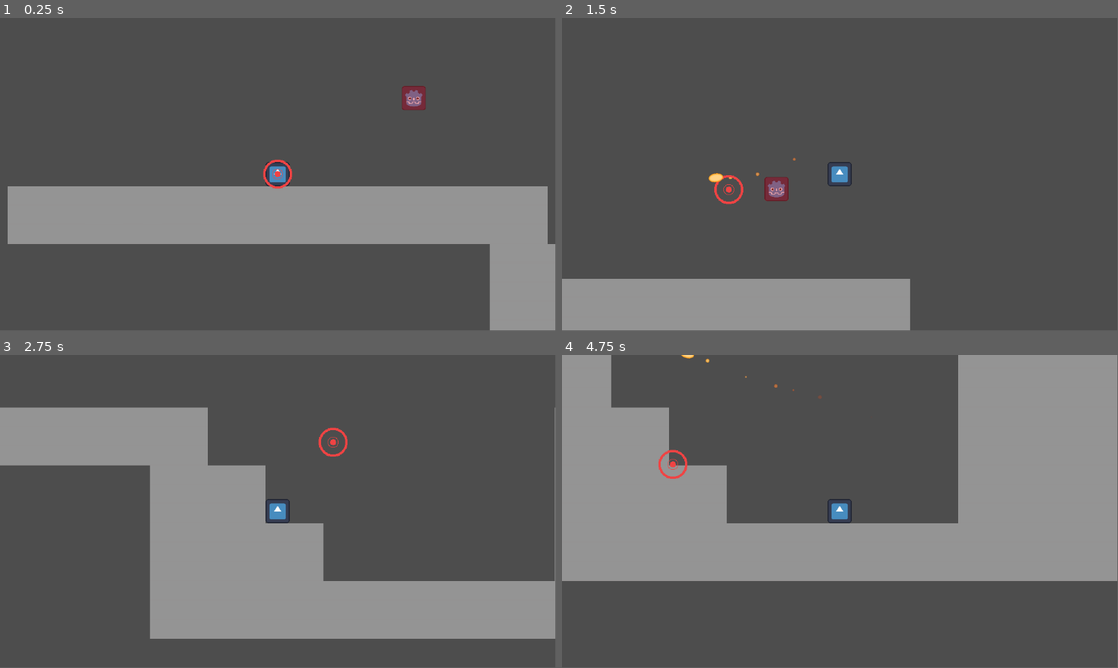
Above: before the commit, frames 1-4 (two rows, left to right).
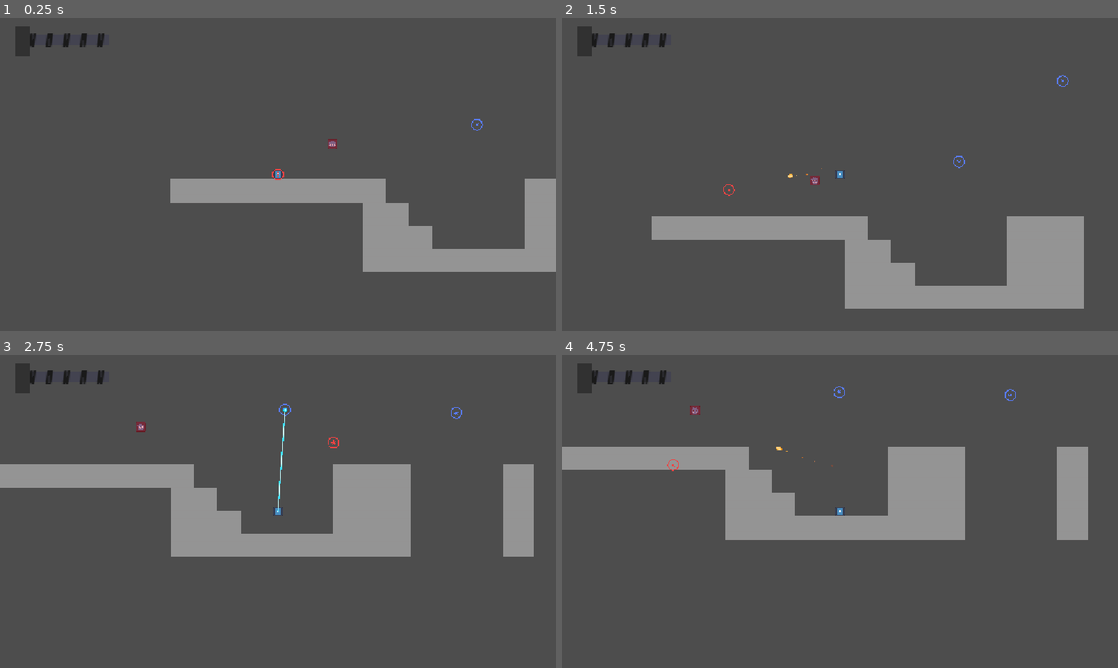
Above: after the commit, the same moments.

Repository: turtlestump/robot-game
Game: Godot game, scene res://Assets/Scenes/test.tscn
Two runs of this game, one before a commit and one after it. Both use one fixed random seed, a clock stepped at 60 frames per second and the inputs below. The engine's default icon, where the game draws it, is replaced by a stand-in: a white triangle on a blue panel in a dark square.
Inputs (mouse positions are in pixels of both pictures, inside the frame that each line leads up to):
- Up to frame 1 (0.25 s): no input
- Up to frame 2 (1.5 s): tap Enter at 0.5 s; move the mouse to (962, 158) at 0.52 s; hold Right mouse button (grapple) 0.53-1.28 s; hold D (move_right) from 0.53 s (still down); tap Space (jump) at 0.77 s; move the mouse to (728, 190) at 1.27 s; click (728, 190) at 1.35 s
- Up to frame 3 (2.75 s): tap Space (jump) at 1.52 s; move the mouse to (333, 442) at 2.02 s; release D (move_right) at 2.03 s; hold A (move_left) from 2.03 s (still down); hold Right mouse button (grapple) from 2.03 s (still down)
- Up to frame 4 (4.75 s): move the mouse to (812, 574) at 2.77 s; release A (move_left) at 2.78 s; release Right mouse button (grapple) at 2.78 s; hold D (move_right) 2.78-4.28 s; click (812, 574) at 2.85 s; tap Space (jump) at 3.02, 3.77, 4.52 s; move the mouse to (1006, 558) at 3.52 s; hold Right mouse button (grapple) 3.53-4.28 s; move the mouse to (673, 464) at 4.27 s; hold A (move_left) from 4.28 s (still down); click (673, 464) at 4.35 s
The window is 799x449 before the commit and 800x450 after it. Grey fills any space a smaller window leaves; there, only what the larger window draws over its background counts as a difference.

The runs differ from the first frame. In frame 1, 20% of the frame differs, in the area x 1-100%, y 2-100%; in frame 2, 20%; in frame 3, 35%; in frame 4, 45%, in the area x 0-100%, y 0-73%.

Commit message:
designed HUD layout

Diff:
--- a/Assets/Scenes/hud.tscn
+++ b/Assets/Scenes/hud.tscn
@@ -1,9 +1,70 @@
-[gd_scene format=3 uid="uid://bria7lxisyvd3"]
+[gd_scene load_steps=6 format=3 uid="uid://bria7lxisyvd3"]
 
-[node name="Hud" type="Control"]
+[ext_resource type="Shader" uid="uid://dmg1fi6pikaoi" path="res://Assets/Scripts/Shaders/hud_screw.gdshader" id="1_71ymp"]
+
+[sub_resource type="ShaderMaterial" id="ShaderMaterial_th0pt"]
+
+[sub_resource type="CanvasTexture" id="CanvasTexture_xs5ck"]
+
+[sub_resource type="ShaderMaterial" id="ShaderMaterial_x7y1r"]
+shader = ExtResource("1_71ymp")
+shader_parameter/color_line = Color(0.103743516, 0.10374353, 0.103743516, 1)
+shader_parameter/color_bg = Color(0.26265994, 0.2626565, 0.31254235, 1)
+shader_parameter/angle_deg = 7.846004647685007
+shader_parameter/stripe_period_px = 35.0000015675
+shader_parameter/stripe_offset = 0.80800003838
+shader_parameter/thickness = 0.35
+shader_parameter/edge_softness = 0.25
+shader_parameter/scroll_speed = 0.0
+shader_parameter/transparent_margin = 0.15
+
+[sub_resource type="CanvasTexture" id="CanvasTexture_l5nkk"]
+
+[node name="HUD" type="CanvasLayer"]
+
+[node name="Root" type="Control" parent="."]
 layout_mode = 3
 anchors_preset = 15
 anchor_right = 1.0
 anchor_bottom = 1.0
 grow_horizontal = 2
 grow_vertical = 2
+
+[node name="TopBar" type="MarginContainer" parent="Root"]
+layout_mode = 1
+offset_right = 4.0
+theme_override_constants/margin_left = 32
+theme_override_constants/margin_top = 16
+
+[node name="HBoxContainer" type="HBoxContainer" parent="Root/TopBar"]
+layout_direction = 2
+layout_mode = 2
+
+[node name="LeftGroup" type="HBoxContainer" parent="Root/TopBar/HBoxContainer"]
+layout_mode = 2
+
+[node name="Health" type="Control" parent="Root/TopBar/HBoxContainer/LeftGroup"]
+layout_mode = 2
+
+[node name="ScrewHead" type="TextureRect" parent="Root/TopBar/HBoxContainer/LeftGroup/Health"]
+modulate = Color(0.19315353, 0.19315353, 0.19315353, 1)
+material = SubResource("ShaderMaterial_th0pt")
+layout_mode = 0
+offset_right = 30.0
+offset_bottom = 63.0
+texture = SubResource("CanvasTexture_xs5ck")
+
+[node name="ScrewBody" type="TextureRect" parent="Root/TopBar/HBoxContainer/LeftGroup/Health"]
+material = SubResource("ShaderMaterial_x7y1r")
+layout_mode = 0
+offset_left = 30.0
+offset_top = 16.0
+offset_right = 193.0
+offset_bottom = 44.0
+texture = SubResource("CanvasTexture_l5nkk")
+
+[node name="RightGroup" type="HBoxContainer" parent="Root/TopBar/HBoxContainer"]
+layout_mode = 2
+
+[node name="CenterContainer" type="CenterContainer" parent="Root"]
+layout_mode = 0
--- a/Assets/Scenes/player.tscn
+++ b/Assets/Scenes/player.tscn
@@ -28,7 +28,6 @@
 reticle = NodePath("Reticle")
 
 [node name="Camera2D" type="Camera2D" parent="."]
-zoom = Vector2(2.5, 2.5)
 
 [node name="Animator" type="Node2D" parent="."]
 
--- a/Assets/Scenes/scavenger.tscn
+++ b/Assets/Scenes/scavenger.tscn
@@ -1,6 +1,6 @@
 [gd_scene load_steps=5 format=3 uid="uid://bsm20tffgvai4"]
 
-[ext_resource type="Script" uid="uid://cx4dyc5pwlaov" path="res://Assets/Scenes/scavenger.gd" id="1_j78ib"]
+[ext_resource type="Script" uid="uid://bq8ax1yjqalld" path="res://Assets/Scripts/scavenger.gd" id="1_j78ib"]
 [ext_resource type="Texture2D" uid="uid://dlfuydn2yukk0" path="res://Assets/Sprites/evil-icon.png" id="2_47del"]
 [ext_resource type="PackedScene" uid="uid://d3xs26w4chhgh" path="res://Assets/Scenes/projectile.tscn" id="2_oa6k8"]
 
--- a/Assets/Scenes/test.tscn
+++ b/Assets/Scenes/test.tscn
@@ -1,9 +1,11 @@
-[gd_scene load_steps=7 format=4 uid="uid://mioyepjw3nwg"]
+[gd_scene load_steps=9 format=4 uid="uid://mioyepjw3nwg"]
 
 [ext_resource type="Texture2D" uid="uid://dhrcs6wc1vd24" path="res://Assets/Sprites/tiles-1.png" id="1_3fuio"]
 [ext_resource type="PackedScene" uid="uid://cksgwj4bysrxn" path="res://Assets/Scenes/grapple_point.tscn" id="1_u224g"]
+[ext_resource type="Script" uid="uid://di4q8ec0qweb" path="res://Assets/Scripts/test_scene.gd" id="1_vkodi"]
 [ext_resource type="PackedScene" uid="uid://df0wv3w0n8tla" path="res://Assets/Scenes/player.tscn" id="2_3fuio"]
 [ext_resource type="PackedScene" uid="uid://bsm20tffgvai4" path="res://Assets/Scenes/scavenger.tscn" id="4_uohsq"]
+[ext_resource type="PackedScene" uid="uid://bria7lxisyvd3" path="res://Assets/Scenes/hud.tscn" id="5_6hn8k"]
 
 [sub_resource type="TileSetAtlasSource" id="TileSetAtlasSource_ensle"]
 texture = ExtResource("1_3fuio")
@@ -32,6 +34,7 @@
 sources/1 = SubResource("TileSetAtlasSource_ensle")
 
 [node name="Node2D" type="Node2D"]
+script = ExtResource("1_vkodi")
 
 [node name="TileMapLayer" type="TileMapLayer" parent="." groups=["World"]]
 use_parent_material = true
@@ -70,3 +73,6 @@
 hover_amplitude = 4.0
 hover_frequency = 2.0
 attack_interval = 2.0
+
+[node name="HUD" parent="." instance=ExtResource("5_6hn8k")]
+visible = false
--- /dev/null
+++ b/Assets/Scripts/Shaders/hud_screw.gdshader
@@ -0,0 +1,48 @@
+shader_type canvas_item;
+
+uniform vec4 color_line : source_color = vec4(0.0, 1.0, 1.0, 1.0);
+uniform vec4 color_bg   : source_color = vec4(0.06, 0.06, 0.08, 1.0);
+
+uniform float angle_deg        : hint_range(-90.0, 90.0) = 30.0;
+uniform float stripe_period_px : hint_range(2.0, 256.0) = 24.0;
+uniform float stripe_offset    : hint_range(0.0, 1.0) = 0.0; // << new: manual phase shift
+uniform float thickness        : hint_range(0.0, 1.0) = 0.35;
+uniform float edge_softness    : hint_range(0.0, 1.0) = 0.25;
+uniform float scroll_speed     : hint_range(-10.0, 10.0) = 0.0;
+uniform float transparent_margin : hint_range(0.0, 0.5) = 0.15;
+
+varying vec2 v_local_px;
+
+void vertex() {
+    // Pass local pixel coordinates from the vertex shader to fragment shader
+    v_local_px = VERTEX;
+}
+
+void fragment() {
+    // Compute rotation
+    float a  = radians(angle_deg);
+    float ca = cos(a);
+    float sa = sin(a);
+
+    // Axis along the slanted screw direction (in local pixels)
+    float axis_px = v_local_px.x * ca + v_local_px.y * sa;
+
+    // Screw pattern phase with scroll + offset
+    float phase = fract(axis_px / stripe_period_px + TIME * scroll_speed + stripe_offset);
+
+    // Stripe mask
+    float dist_edge = min(phase, 1.0 - phase);
+    float aa = fwidth(phase) * mix(0.0, 3.0, edge_softness);
+    float half_w = clamp(thickness, 0.0, 1.0) * 0.5;
+    float mask = 1.0 - smoothstep(half_w - aa, half_w + aa, dist_edge);
+
+    // Thread color mix
+    vec4 screw_color = mix(color_bg, color_line, mask);
+
+    // Hard top/bottom transparency cut — background only
+    bool in_margin = (UV.y < transparent_margin) || (UV.y > (1.0 - transparent_margin));
+    float bg_factor = 1.0 - mask;
+    float alpha = in_margin ? (1.0 - bg_factor) : 1.0;
+
+    COLOR = vec4(screw_color.rgb, screw_color.a * alpha);
+}
--- /dev/null
+++ b/Assets/Scripts/Shaders/rust.gdshader
@@ -0,0 +1,14 @@
+shader_type canvas_item;
+
+void vertex() {
+	// Called for every vertex the material is visible on.
+}
+
+void fragment() {
+	// Called for every pixel the material is visible on.
+}
+
+//void light() {
+//	// Called for every pixel for every light affecting the CanvasItem.
+//	// Uncomment to replace the default light processing function with this one.
+//}
--- /dev/null
+++ b/Assets/Scripts/Shaders/transparent_test.gdshader
@@ -0,0 +1,14 @@
+shader_type canvas_item;
+
+void vertex() {
+	// Called for every vertex the material is visible on.
+}
+
+void fragment() {
+	COLOR = vec4(UV.y * 0.5, 0.0, 0.0, UV.y);
+}
+
+//void light() {
+//	// Called for every pixel for every light affecting the CanvasItem.
+//	// Uncomment to replace the default light processing function with this one.
+//}
--- /dev/null
+++ b/Assets/Scripts/test_scene.gd
@@ -0,0 +1,11 @@
+extends	Node2D
+
+
+# Called when the node enters the scene	tree for the first time.
+func _ready() -> void:
+	$HUD.visible = true
+
+
+# Called every frame. 'delta' is the elapsed time since	the	previous frame.
+func _process(delta: float)	-> void:
+	pass
--- a/project.godot
+++ b/project.godot
@@ -14,6 +14,10 @@
 run/main_scene="uid://mioyepjw3nwg"
 config/features=PackedStringArray("4.5", "Forward Plus")
 config/icon="res://Assets/Sprites/icon.svg"
+
+[display]
+
+window/stretch/mode="canvas_items"
 
 [global_group]
 
Not shown, removed: Assets/Scenes/scavenger.gd.uid
Not shown, added: Assets/Scripts/Shaders/hud_screw.gdshader.uid
Not shown, added: Assets/Scripts/Shaders/rust.gdshader.uid
Not shown, added: Assets/Scripts/Shaders/transparent_test.gdshader.uid
Renamed: Assets/Scenes/scavenger.gd -> Assets/Scripts/scavenger.gd
Not shown, added: Assets/Scripts/scavenger.gd.uid
Not shown, added: Assets/Scripts/test_scene.gd.uid
